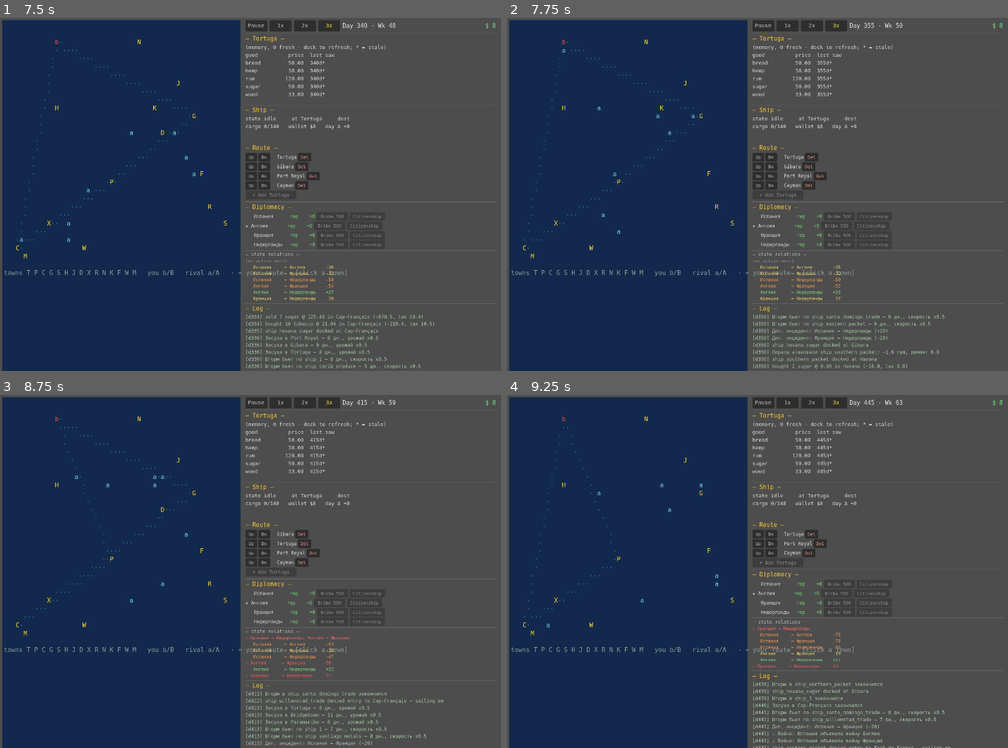
Above: before the commit, frames 1-4 (two rows, left to right).
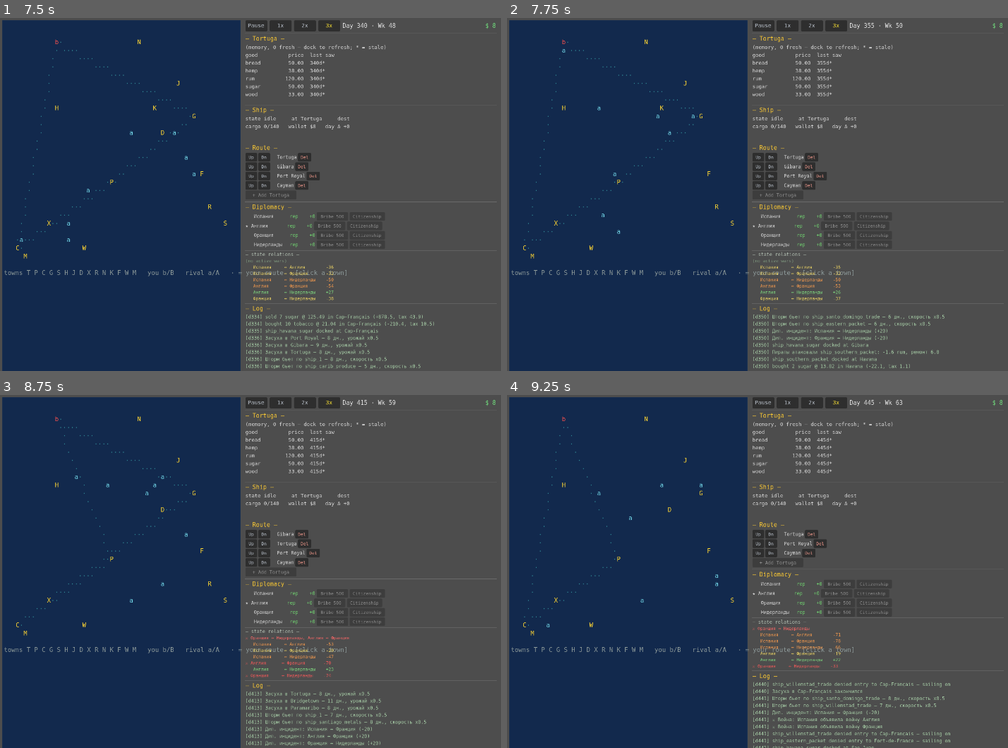
Above: after the commit, the same moments.

Repository: Xilleet/caribbean_trade
Game: Godot game, scene res://main.tscn
Two runs of this game, one before a commit and one after it. Both use one fixed random seed, a clock stepped at 60 frames per second and the inputs below.
Inputs:
- Up to frame 1 (7.5 s): click "1x" at 0.5 s; click "2x" at 1.25 s; click "3x" at 2 s; click "Depart -> Gibara" at 2.75 s; click "Buy 1" at 3.5 s; click "Buy 10" at 4.25 s; click "Sell 1" at 5 s; click "Sell 10" at 5.75 s; click "All" at 6.5 s; click "Up" at 7.25 s
- Up to frame 2 (7.75 s): no input
- Up to frame 3 (8.75 s): click "Dn" at 8 s
- Up to frame 4 (9.25 s): click "Del" at 8.75 s

Frame 1 is identical in both runs. In frame 2, less than 0.1% of the frame differs, in the area x 62-81%, y 98-100%; in frame 3, 0.9%; in frame 4, 1.2%, in the area x 24-89%, y 31-100%.

Commit message:
land rent rework

Diff:
--- a/sim_analysis.gd
+++ b/sim_analysis.gd
@@ -46,6 +46,15 @@
 			if p.mobility_cooldown > 0:
 				on_cooldown += 1
 	print("Pops on mobility cooldown (a transition fired recently): %d" % on_cooldown)
+	# Stage 4: total land rent collected in the FINAL week (weekly_rent is reset
+	# each week in WeeklyTick, so this is the last week's rent flow — proves the
+	# rent channel is active and shows its weekly magnitude; flows to planter
+	# Pops). Puts the otherwise-unused weekly_rent field into diagnostics.
+	var weekly_rent_total: float = 0.0
+	for t in WorldState.towns:
+		for ind in t.industries:
+			weekly_rent_total += ind.weekly_rent
+	print("Land rent collected (final week): %.0f → planter Pops (Stage 4)" % weekly_rent_total)
 	print("=== end ===")
 	get_tree().quit(0)
 
--- a/simulation/daily_tick.gd
+++ b/simulation/daily_tick.gd
@@ -7,9 +7,11 @@
 ##  3. industry buys inputs       (ProductionSystem.purchase_inputs)
 ##  4. production                 (ProductionSystem.produce)
 ##  5. population consumption     (ConsumptionSystem.consume_goods)
-##  5b. land rent                 (FinanceSystem.charge_rent — Stage 4)
-##  6. wages & maintenance        (FinanceSystem.charge_wages)
-##  7. recalculate prices         (MarketSystem.update_market)
+##  5b. wages & maintenance       (FinanceSystem.charge_wages — Stage 4 rework:
+##                                  paid BEFORE rent; workers have priority)
+##  5c. land rent                 (FinanceSystem.charge_rent — Stage 4; junior to
+##                                  wages, capped at remaining cash, never negative)
+##  6. recalculate prices         (MarketSystem.update_market)
 ## All transactions in a day use yesterday's closing price; prices update at
 ## the end for tomorrow. This fixed order is what makes runs reproducible.
 ##
@@ -39,8 +41,11 @@
 	production_system.purchase_inputs(t, recipes)
 	production_system.produce(t, recipes)
 	consumption_system.consume_goods(t)
-	# Stage 4: land rent on crop plantations (after consume_goods — same timing
-	# as wages; before charge_wages so rent is subtracted in last_profit).
+	# Stage 4 (rework): wages + maintenance BEFORE land rent — workers and
+	# production upkeep have priority over the landowner. Rent is then capped at
+	# whatever cash remains (floored at zero), so it can never push the industry
+	# negative on top of wages. last_profit is computed in charge_rent (after
+	# rent) so all five cost components are the current day's values.
+	finance_system.charge_wages(t, recipes)
 	finance_system.charge_rent(t, recipes)
-	finance_system.charge_wages(t, recipes)
 	market_system.update_market(t.market)
--- a/simulation/systems/finance_system.gd
+++ b/simulation/systems/finance_system.gd
@@ -35,9 +35,8 @@
 		t.market.fund += maint
 		ind.last_wages = wages
 		ind.last_maintenance = maint
-		# Stage 4: rent (set by charge_rent, which runs just before charge_wages
-		# in the daily tick) is subtracted as a production cost alongside wages.
-		ind.last_profit = ind.last_revenue - ind.last_input_cost - wages - maint - ind.last_rent
+		# last_profit is now computed in charge_rent (which runs AFTER wages in
+		# the daily tick) so it includes the current day's rent — see charge_rent.
 
 ## Stage 4 (land rent): crop-producing plantations pay rent to the local
 ## planter Pop. Rent is a production cost (like wages/maintenance), deducted
@@ -58,16 +57,24 @@
 func charge_rent(t: Town, recipes: Dictionary) -> void:
 	for ind in t.industries:
 		var recipe: Dictionary = recipes[ind.recipe_id]
-		if not _produces_crop(recipe):
+		if _produces_crop(recipe):
+			var rent: float = ind.last_revenue * RENT_RATE
+			# Stage 4 rework: rent is the MOST JUNIOR claim — wages + maintenance
+			# were paid first (charge_wages ran just before this in the daily
+			# tick). Rent is capped at whatever cash remains, floored at zero:
+			# an industry that can't cover wages pays no rent (the landowner
+			# bears the shortfall, not the workers). Never pushes money negative.
+			rent = min(rent, max(0.0, ind.money))
+			ind.money -= rent
+			ind.last_rent = rent
+			ind.weekly_rent += rent
+			t.add_to_pop_or_fund("planter", rent)
+		else:
 			ind.last_rent = 0.0
-			continue
-		var rent: float = ind.last_revenue * RENT_RATE
-		# Rent is junior to solvency: never push the industry below zero.
-		rent = min(rent, ind.money)
-		ind.money -= rent
-		ind.last_rent = rent
-		ind.weekly_rent += rent
-		t.add_to_pop_or_fund("planter", rent)
+		# last_profit computed here (after wages in charge_wages AND rent here)
+		# so all five cost components are the current day's values. charge_wages
+		# no longer computes it (it ran before rent, so last_rent would be stale).
+		ind.last_profit = ind.last_revenue - ind.last_input_cost - ind.last_wages - ind.last_maintenance - ind.last_rent
 
 ## True if the recipe outputs a land-based agricultural crop — the same set
 ## [param ProductionSystem.CROP_GOODS] marks as drought-affected. These (and
@@ -101,7 +108,14 @@
 	for ind in t.industries:
 		var recipe: Dictionary = recipes[ind.recipe_id]
 		var cap: float = float(recipe.get("daily_capacity", 1.0))
-		var wages_daily: float = float(recipe.get("daily_wages", 0.0))
+		# Stage 4 rework: reserve must cover ALL regular daily costs — inputs,
+		# wages at the CURRENT wage_rate (not just the base recipe wage), maint,
+		# AND expected land rent (last_revenue × RENT_RATE for crop industries).
+		# Otherwise an industry could pay dividends leaving a reserve that
+		# ignores rent, then can't pay the landlord the next day.
+		var prof: String = String(recipe.get("profession_required", "laborer"))
+		var wage_rate: float = float(t.wage_rate.get(prof, 1.0))
+		var wages_daily: float = float(recipe.get("daily_wages", 0.0)) * wage_rate
 		var maint_daily: float = float(recipe.get("daily_maintenance", 0.0))
 		var input_cost_per_batch: float = 0.0
 		var inputs: Dictionary = recipe.get("inputs", {})
@@ -109,7 +123,8 @@
 			var qty: float = float(inputs[good_id])
 			if t.market.has_good(good_id):
 				input_cost_per_batch += qty * t.market.get_entry(good_id).current_price
-		var daily_full_cost: float = input_cost_per_batch * cap + wages_daily + maint_daily
+		var expected_rent: float = (ind.last_revenue * RENT_RATE) if _produces_crop(recipe) else 0.0
+		var daily_full_cost: float = input_cost_per_batch * cap + wages_daily + maint_daily + expected_rent
 		var reserve: float = max(300.0, 2.0 * daily_full_cost)
 		if ind.money > reserve:
 			var payout: float = ind.money - reserve
--- a/tests/test_land_rent.gd
+++ b/tests/test_land_rent.gd
@@ -16,10 +16,14 @@
 ##     industry.money → 0 (never negative); planter gets the capped amount.
 ##  5. rent_falls_back_to_fund_when_no_planter — a town with no planter Pop
 ##     routes rent to market.fund; credited == charged; conserved (drift-safe).
-##  6. rent_subtracted_from_profit — after charge_rent + charge_wages,
+##  6. rent_subtracted_from_profit — after charge_wages + charge_rent,
 ##     last_profit = revenue - input - wages - maint - rent (rent is in the
 ##     profit formula as a production cost).
-##  7. drift_zero_365days_planter_income_fixed — full-world sim with rent
+##  7. rent_wages_maint_shortage — money short of wages+maint+rent: wages+maint
+##     paid in full (priority over rent), rent capped at the remaining cash
+##     (floored at 0), industry NOT pushed negative, last_profit correct,
+##     conserved. (Stage 4 rework — the gap scenario the review flagged.)
+##  8. drift_zero_365days_planter_income_fixed — full-world sim with rent
 ##     wired into the daily tick; total_money conserved (|drift|<1.0); planter
 ##     savings GROW over the year (rent yields income — fixes the Stage-1
 ##     depletion); planter SoL holds at the rich-stratum ceiling and is not
@@ -38,6 +42,7 @@
 	ok = ok and test_rent_capped_at_money()
 	ok = ok and test_rent_falls_back_to_fund_when_no_planter()
 	ok = ok and test_rent_subtracted_from_profit()
+	ok = ok and test_rent_wages_maint_shortage()
 	ok = ok and test_drift_zero_365days_planter_income_fixed()
 	print("\n=== %s ===" % ("ALL LAND-RENT TESTS PASSED" if ok else "SOME TESTS FAILED"))
 	get_tree().quit(0 if ok else 1)
@@ -215,8 +220,10 @@
 	_report("rent_falls_back_to_fund_when_no_planter", passed, detail)
 	return passed
 
-## charge_rent (rent 7.56) then charge_wages (wages 20, maint 4) →
+## charge_wages (wages 20, maint 4) then charge_rent (rent 7.56) →
 ## last_profit = 126 - 0 - 20 - 4 - 7.56 = 94.44. Proves rent is in the formula.
+## (Stage 4 rework: wages run BEFORE rent; last_profit is computed in charge_rent
+## so all five cost components are the current day's values.)
 func test_rent_subtracted_from_profit() -> bool:
 	WorldState.reset()
 	var t := _town_with_planter(0.0)
@@ -231,8 +238,8 @@
 	ind.last_input_cost = 0.0    # raw crop, no inputs
 	t.industries.append(ind)
 	var fin := FinanceSystem.new()
-	fin.charge_rent(t, _recipes_sugar())     # rent 7.56, last_rent set
-	fin.charge_wages(t, _recipes_sugar())    # wages 20, maint 4, last_profit computed
+	fin.charge_wages(t, _recipes_sugar())    # wages 20, maint 4 (runs first now)
+	fin.charge_rent(t, _recipes_sugar())     # rent 7.56, last_rent set, last_profit computed
 	var expected_profit: float = 126.0 - 0.0 - 20.0 - 4.0 - 126.0 * FinanceSystem.RENT_RATE
 	var passed: bool = true
 	var detail: String = ""
@@ -245,6 +252,60 @@
 	else:
 		detail = "last_profit %.2f = 126 - 20 - 4 - rent 7.56 (rent subtracted)" % expected_profit
 	_report("rent_subtracted_from_profit", passed, detail)
+	return passed
+
+## Stage 4 rework: wages + maintenance have PRIORITY over land rent. Industry
+## money 30, full-util day: wages 20 + maint 4 = 24 paid FIRST (money 30→6),
+## then rent owed 12 (revenue 200 × 6%) capped at remaining 6 (money 6→0).
+## Workers paid in full; rent reduced (not the full 12); industry ends at 0,
+## NOT negative; planter gets the capped 6; last_profit = 200-0-20-4-6 = 170.
+## This is the gap scenario the review flagged: rent must not eat the cash
+## wages+maintenance need, and must not push money negative on top of them.
+func test_rent_wages_maint_shortage() -> bool:
+	WorldState.reset()
+	var t := _town_with_planter(0.0)
+	var laborer := Pop.new("p_lab", "t1", "poor", "laborer", 100.0)
+	laborer.savings = 0.0
+	t.pops.append(laborer)
+	t.market.fund = 0.0
+	var ind := Industry.new("ind1", "sugar_plantation", "t1", 7.0, 30.0)
+	ind.last_revenue = 200.0      # rent owed = 200 × 0.06 = 12
+	ind.produced_batches = 7.0    # full util → wages 20, maint 4 (full daily rate)
+	ind.last_input_cost = 0.0     # raw crop, no inputs
+	t.industries.append(ind)
+	var fin := FinanceSystem.new()
+	var before: float = ind.money + _planter_savings(t) + laborer.savings + t.market.fund
+	fin.charge_wages(t, _recipes_sugar())   # wages 20 → laborer, maint 4 → fund; money 30→6
+	fin.charge_rent(t, _recipes_sugar())    # rent owed 12 capped at 6; money 6→0; planter +6
+	var after: float = ind.money + _planter_savings(t) + laborer.savings + t.market.fund
+	var expected_rent: float = 6.0    # 12 owed, capped at remaining 6
+	var expected_profit: float = 200.0 - 0.0 - 20.0 - 4.0 - 6.0
+	var passed: bool = true
+	var detail: String = ""
+	if abs(ind.last_wages - 20.0) > 0.001 or abs(ind.last_maintenance - 4.0) > 0.001:
+		passed = false
+		detail = "wages/maint not paid in full: wages=%.4f maint=%.4f (expect 20/4)" % [ind.last_wages, ind.last_maintenance]
+	elif abs(ind.last_rent - expected_rent) > 0.001:
+		passed = false
+		detail = "rent not capped at remaining 6: %.4f (owe 12, money-after-wages was 6)" % ind.last_rent
+	elif ind.money < -0.001:
+		passed = false
+		detail = "industry pushed negative by rent: %.4f (should be 0)" % ind.money
+	elif abs(ind.money) > 0.001:
+		passed = false
+		detail = "industry money wrong: %.4f (expect 0)" % ind.money
+	elif abs(_planter_savings(t) - expected_rent) > 0.001:
+		passed = false
+		detail = "planter should get capped 6: %.4f" % _planter_savings(t)
+	elif abs(ind.last_profit - expected_profit) > 0.001:
+		passed = false
+		detail = "last_profit wrong: %.4f (expect %.0f = 200-20-4-6)" % [ind.last_profit, expected_profit]
+	elif abs(after - before) > 0.001:
+		passed = false
+		detail = "not conserved: before=%.4f after=%.4f" % [before, after]
+	else:
+		detail = "wages 20+maint 4 paid full, rent 12→6 capped, money 30→0 (not neg), planter +6, profit 170, drift=0"
+	_report("rent_wages_maint_shortage", passed, detail)
 	return passed
 
 ## Full-world 365-day sim with rent wired into the daily tick.
Not shown, changed: WORKLOG.md
